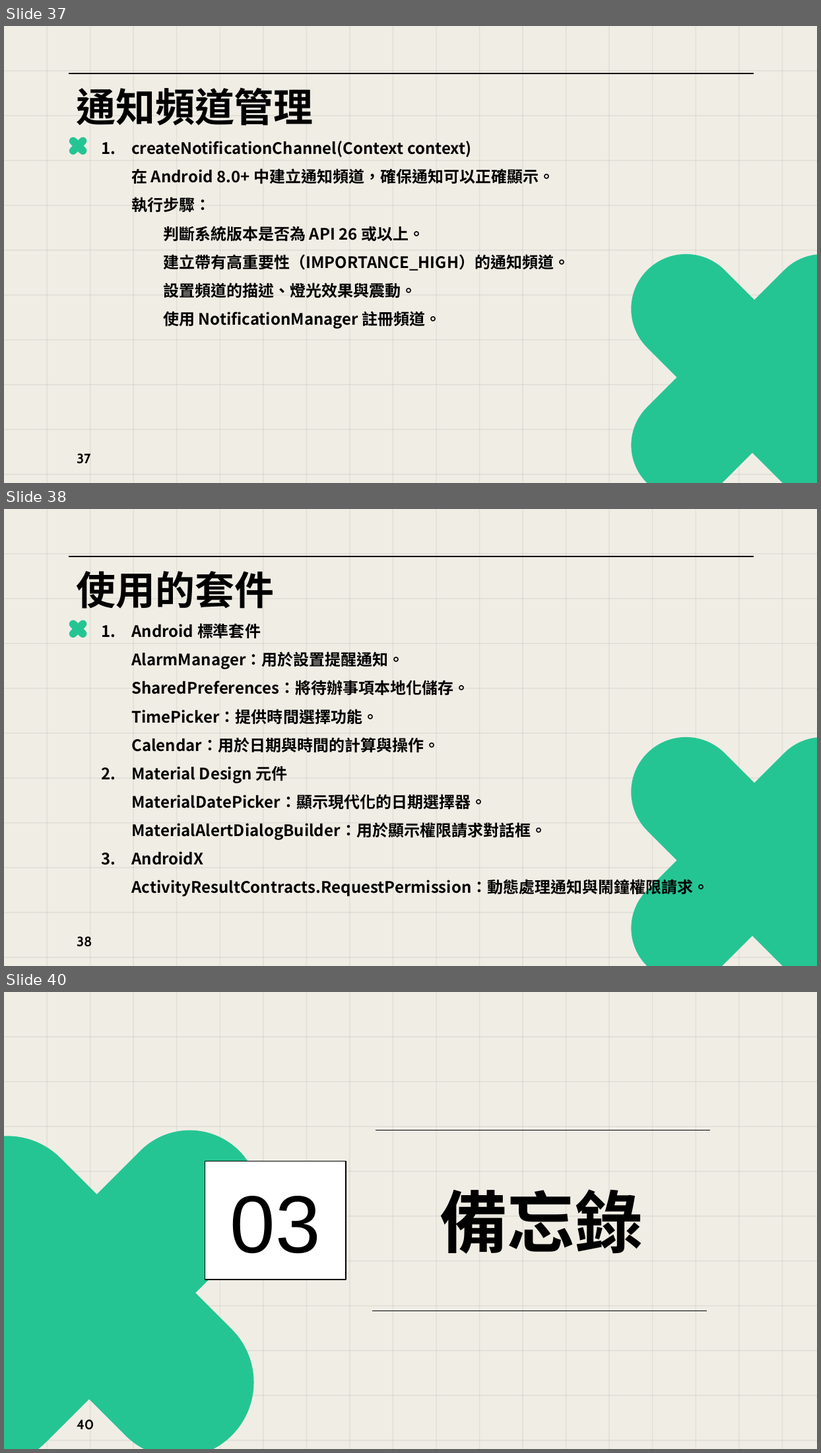
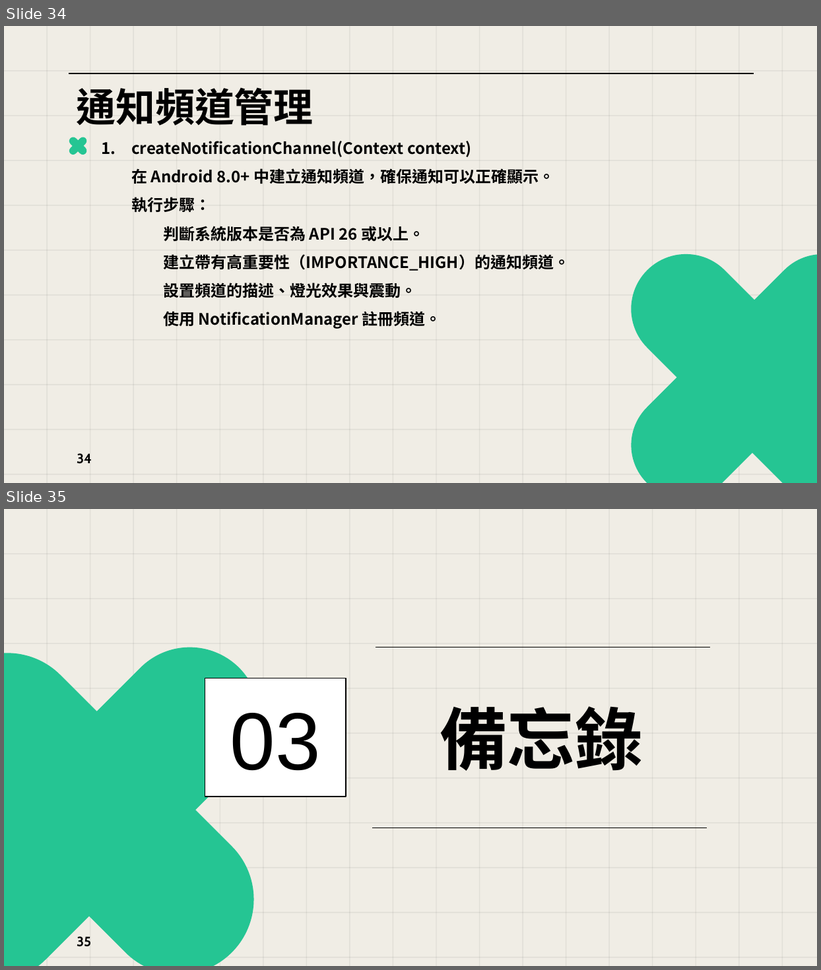
Before and after one commit to bhrtgbrt/Finalproject, a slide deck: 第七組_期末專題報告_日曆.pptx. Shown one above the other, each under a label of ours: slides 37, 38 and 40 before the commit, slides 34 and 35 after it; the slides between them are not shown. The pictures are 821x1453 and 821x970 pixels, drawn with LibreOffice and Linux fonts; fonts in the diff are those of the drawing. Boxes give left, top, right and bottom in pixels: in the first picture for what was removed or moved away, otherwise in the second. Text is boxed around its words. In the diff, an @@ line names an element or a change of style, - is before the commit and + after.

```diff
--- a/第七組_期末專題報告_日曆.pptx
+++ b/第七組_期末專題報告_日曆.pptx
@@ slide 38 removed at [4, 509, 817, 966], background #F0EDE5; not listed: 29 template elements that a slide beside it also shows @@
@@ title removed at [76, 571, 274, 609] @@
-使用的套件
@@ rounded rectangle removed at [67, 619, 88, 639] @@
@@ rounded rectangle removed at [68, 619, 89, 640] @@
@@ text removed at [131, 623, 710, 898] @@
-1. Android 標準套件
-   AlarmManager：用於設置提醒通知。
-   SharedPreferences：將待辦事項本地化儲存。
-   TimePicker：提供時間選擇功能。
-   Calendar：用於日期與時間的計算與操作。
-2. Material Design 元件
-   MaterialDatePicker：顯示現代化的日期選擇器。
-   MaterialAlertDialogBuilder：用於顯示權限請求對話框。
-3. AndroidX
-   ActivityResultContracts.RequestPermission：動態處理通知與鬧鐘權限請求。
@@ rounded rectangle removed at [609, 715, 817, 966] @@
@@ rounded rectangle removed at [609, 716, 817, 966] @@
@@ page number removed at [77, 937, 92, 947] @@
-38
@@ what was slide 37 is now slide 34 @@
@@ page number at [77, 454, 92, 464]: text changed @@
-37
+34
@@ what was slide 40 is now slide 35 @@
@@ page number at [77, 937, 91, 947]: text changed @@
-40
+35
```
Also in this commit, not shown: 3 slides changed, 2 slides added, 4 other slides removed, 6 other files.
